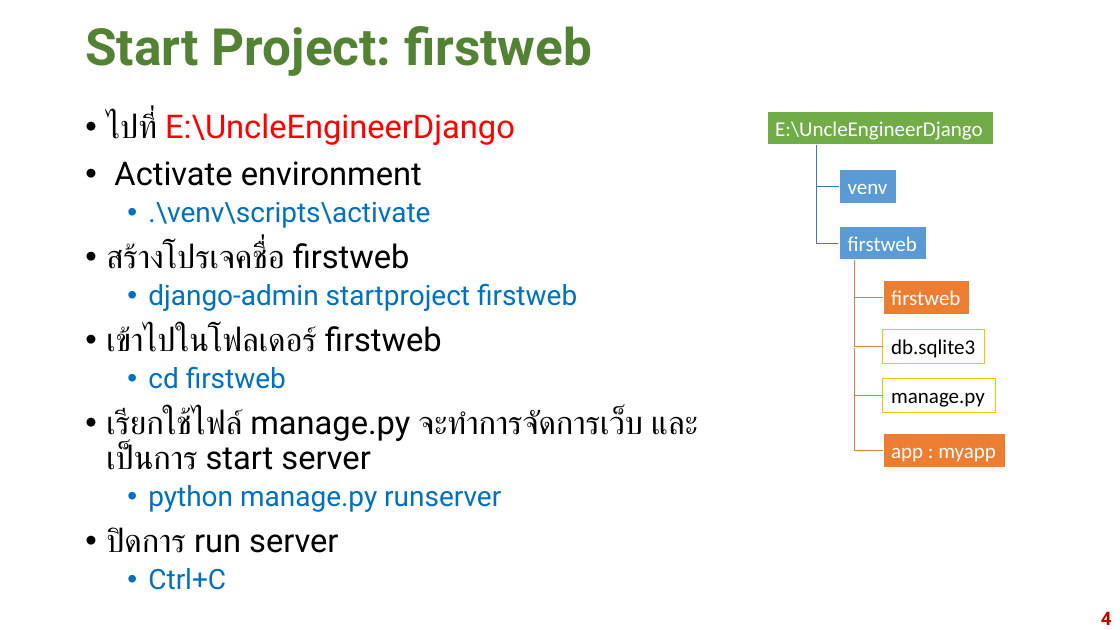
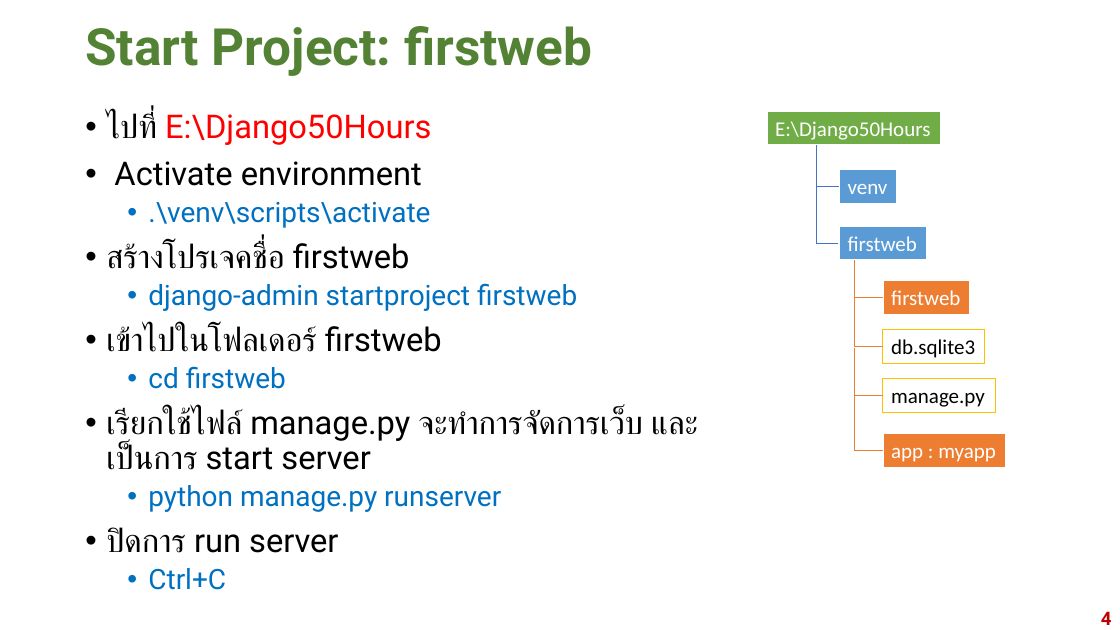
Before and after one commit to ratchakoonprn/Django50Hours, a slide deck: slide 4 of PPT/EP3-2020-06-08.pptx. Drawn at 1120x630 pixels with LibreOffice and Linux fonts; fonts in the diff are those of the drawing. Boxes give left, top, right and bottom in pixels: in the first picture for what was removed or moved away, otherwise in the second. Text is boxed around its words. In the diff, an @@ line names an element or a change of style, - is before the commit and + after.

Commit message:
Update PPT

```diff
--- a/PPT/EP3-2020-06-08.pptx
+++ b/PPT/EP3-2020-06-08.pptx
@@ text at [106,112,431,145]: text changed @@
-• ไปที่ E:\UncleEngineerDjango
+• ไปที่ E:\Django50Hours
@@ rectangle "E:\Django50Hours": place and size @@
-rectangle "E:\Django50Hours" at [767,112,994,145]
+rectangle "E:\Django50Hours" at [767,112,941,145]
@@ text in rectangle at [775,121,930,140]: text changed @@
-E:\UncleEngineerDjango
+E:\Django50Hours
```
Also in this commit, not shown: 1 other slide changed, 4 other files.
